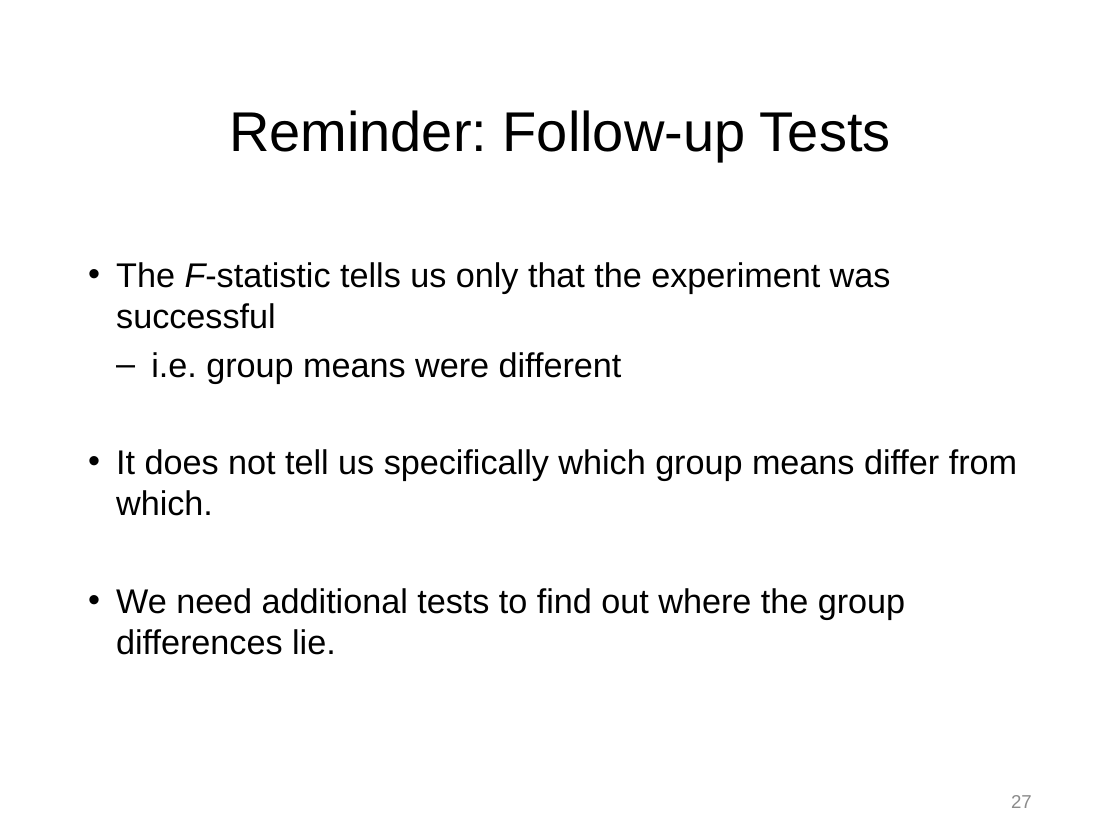
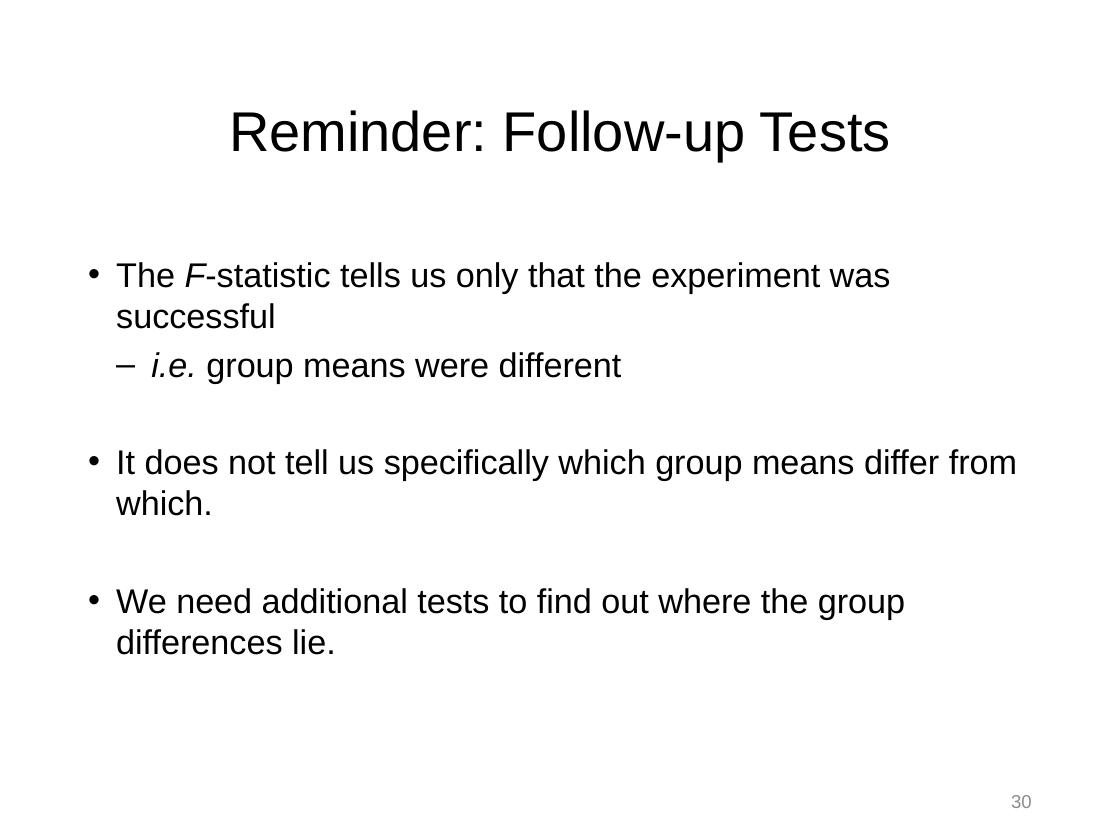
Before and after one commit to npm27/Teaching-Materials, a slide deck: slide 30 of Stats/Slides/5 Chapter 12 Slides.pptx (slide 27 before the commit). Drawn at 1120x840 pixels with LibreOffice and Linux fonts; fonts in the diff are those of the drawing. Boxes give left, top, right and bottom in pixels: in the first picture for what was removed or moved away, otherwise in the second. Text is boxed around its words. In the diff, an @@ line names an element or a change of style, - is before the commit and + after.

```diff
--- a/Stats/Slides/5 Chapter 12 Slides.pptx
+++ b/Stats/Slides/5 Chapter 12 Slides.pptx
@@ text at bbox=[151, 352, 622, 383]: italic on in "i.e." @@
@@ page number at bbox=[1011, 795, 1032, 808]: text changed @@
-27
+30
```
Also in this commit, not shown: 20 other slides changed, 3 slides added.
